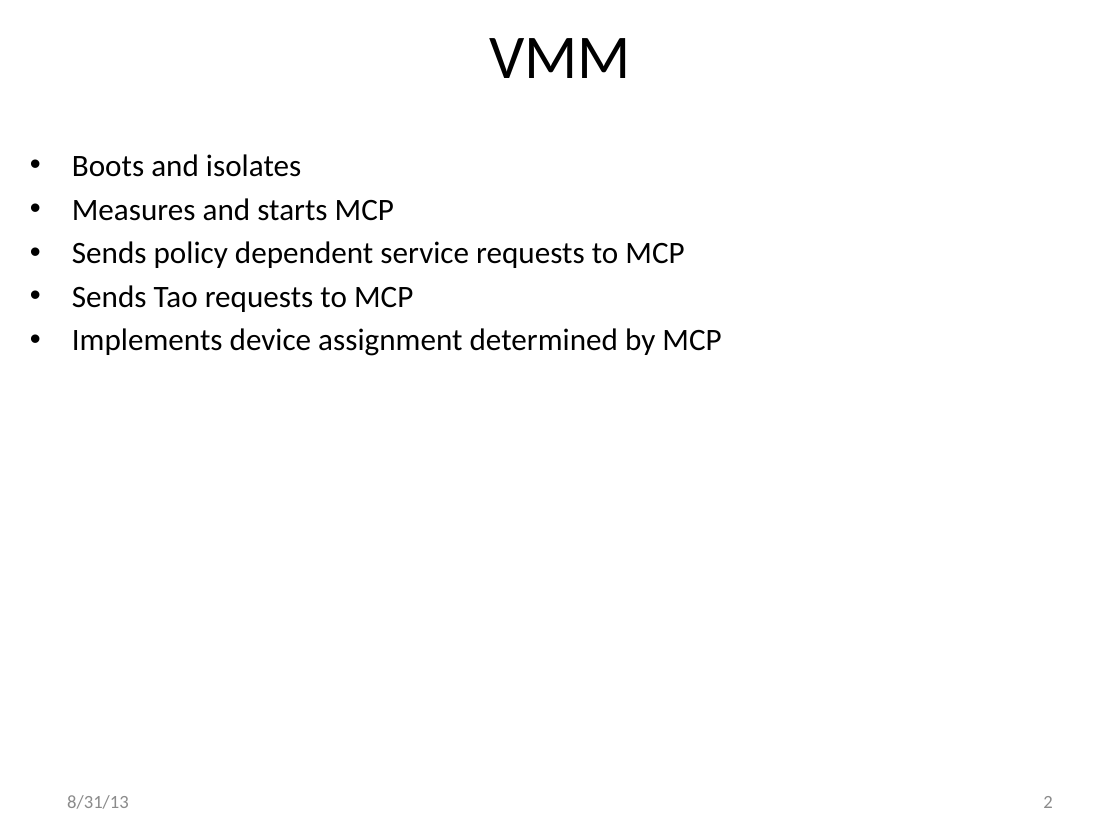
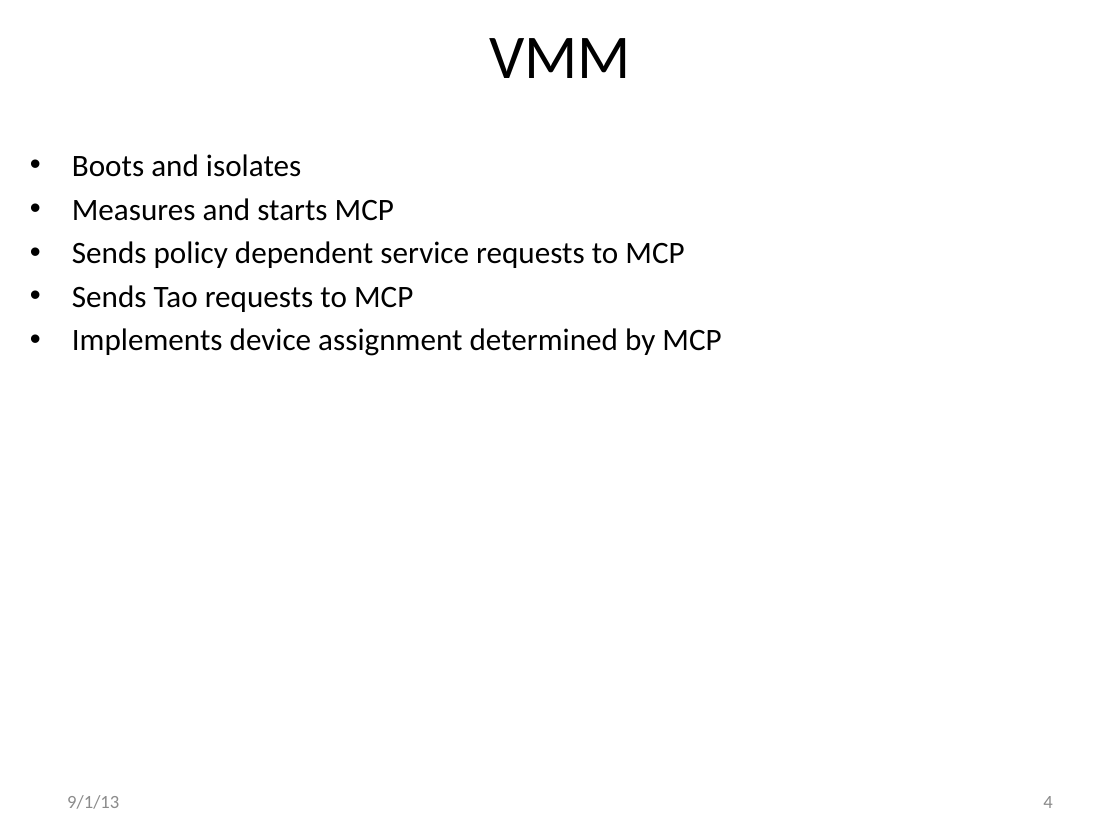
Before and after one commit to jlmucb/cloudproxy, a slide deck: slide 4 of Doc/Hypervisor.pptx (slide 2 before the commit). Drawn at 1120x840 pixels with LibreOffice and Linux fonts; fonts in the diff are those of the drawing. Boxes give left, top, right and bottom in pixels: in the first picture for what was removed or moved away, otherwise in the second. Text is boxed around its words. In the diff, an @@ line names an element or a change of style, - is before the commit and + after.

```diff
--- a/Doc/Hypervisor.pptx
+++ b/Doc/Hypervisor.pptx
@@ text at (67, 795, 119, 809): text changed @@
-8/31/13
+9/1/13
@@ page number at (1043, 796, 1052, 808): text changed @@
-2
+4
```
Also in this commit, not shown: 3 other slides changed, 10 slides added, 4 other files.
